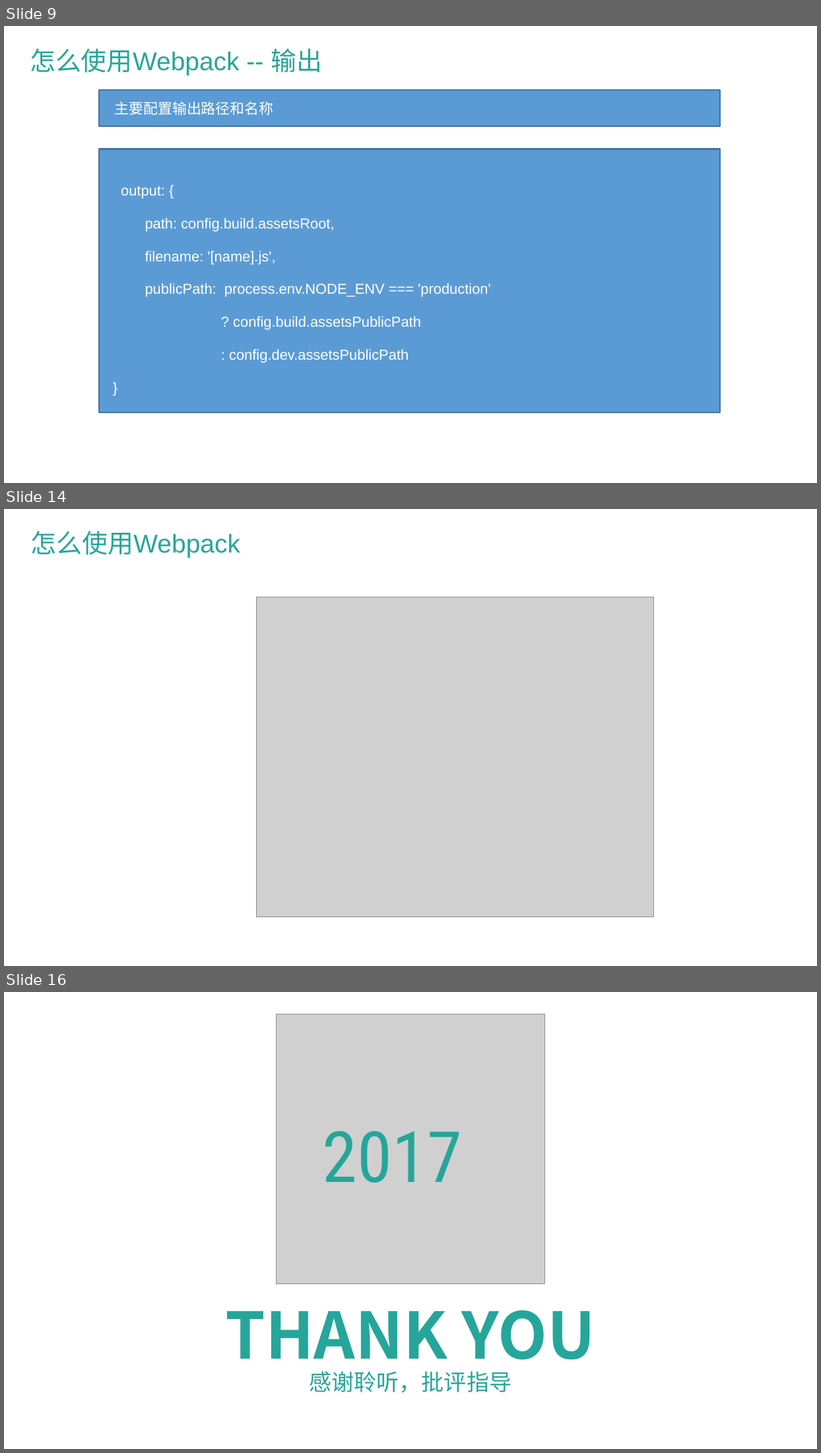
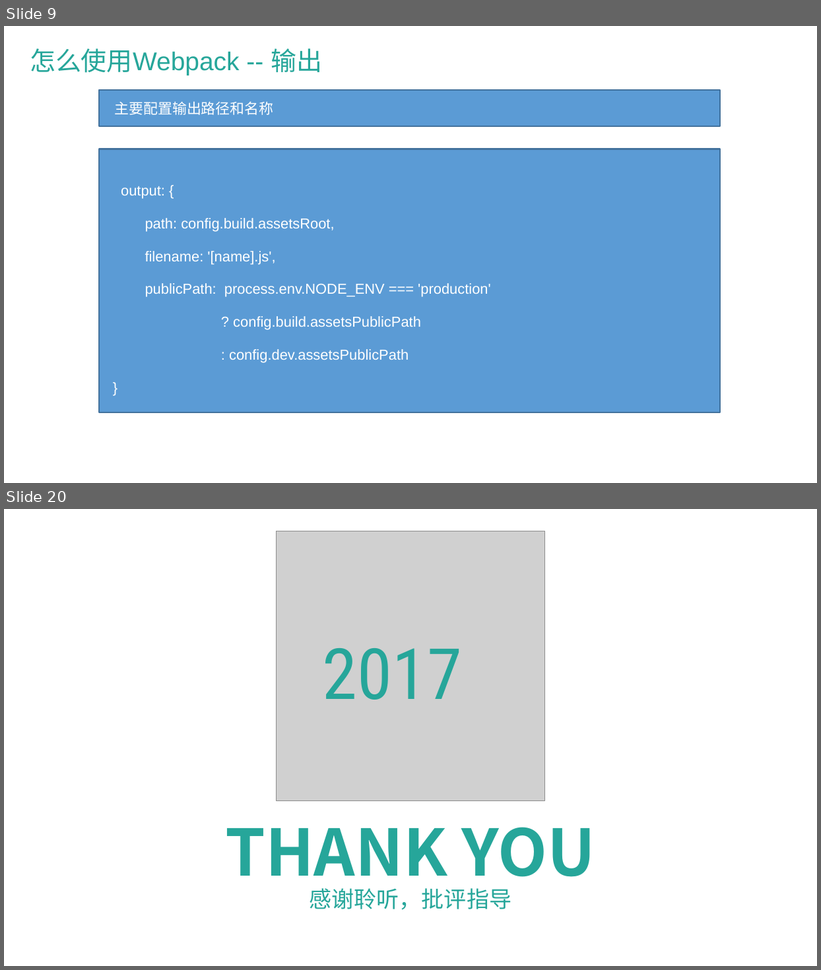
Before and after one commit to wangqiang66/webpack, a slide deck: Webpack简介.pptx. Shown one above the other, each under a label of ours: slides 9, 14 and 16 before the commit, slides 9 and 20 after it; the slides between them are not shown. The pictures are 821x1453 and 821x970 pixels, drawn with LibreOffice and Linux fonts; fonts in the diff are those of the drawing; grey boxes stand for pictures; background and template pictures are left out. Boxes give left, top, right and bottom in pixels: in the first picture for what was removed or moved away, otherwise in the second. Text is boxed around its words. In the diff, an @@ line names an element or a change of style, - is before the commit and + after.

```diff
--- a/Webpack简介.pptx
+++ b/Webpack简介.pptx
@@ slide 14 removed at bbox=[4, 509, 817, 966], background picture (left out); not listed: 1 template element that a slide beside it also shows @@
@@ text removed at bbox=[30, 531, 240, 558] @@
-怎么使用Webpack
@@ picture removed at bbox=[257, 597, 654, 918] @@
@@ what was slide 16 is now slide 20 @@
```
Also in this commit, not shown: 11 slides changed, 5 slides added, 26 other files.
